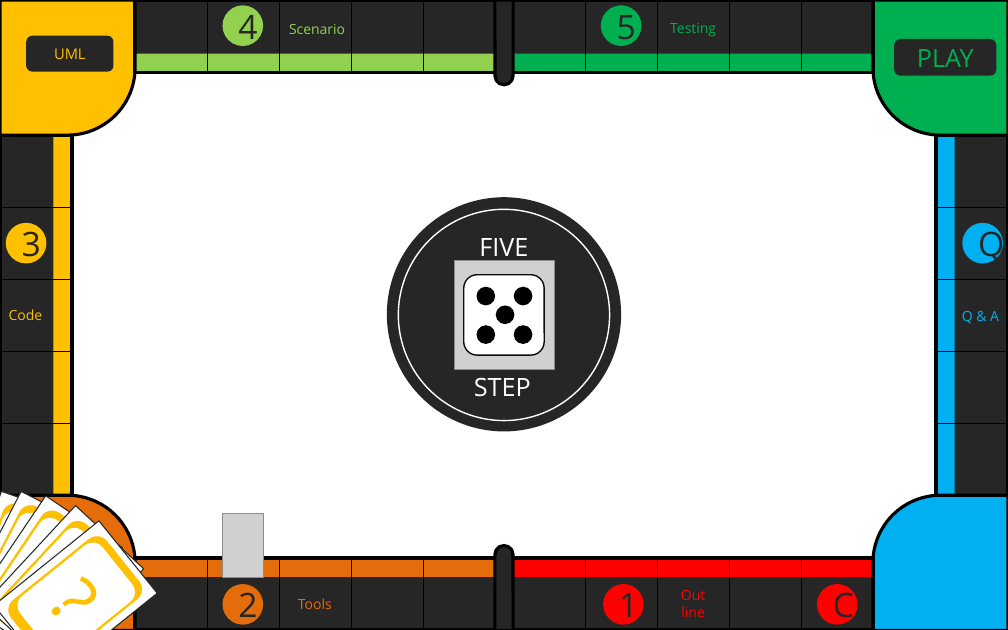
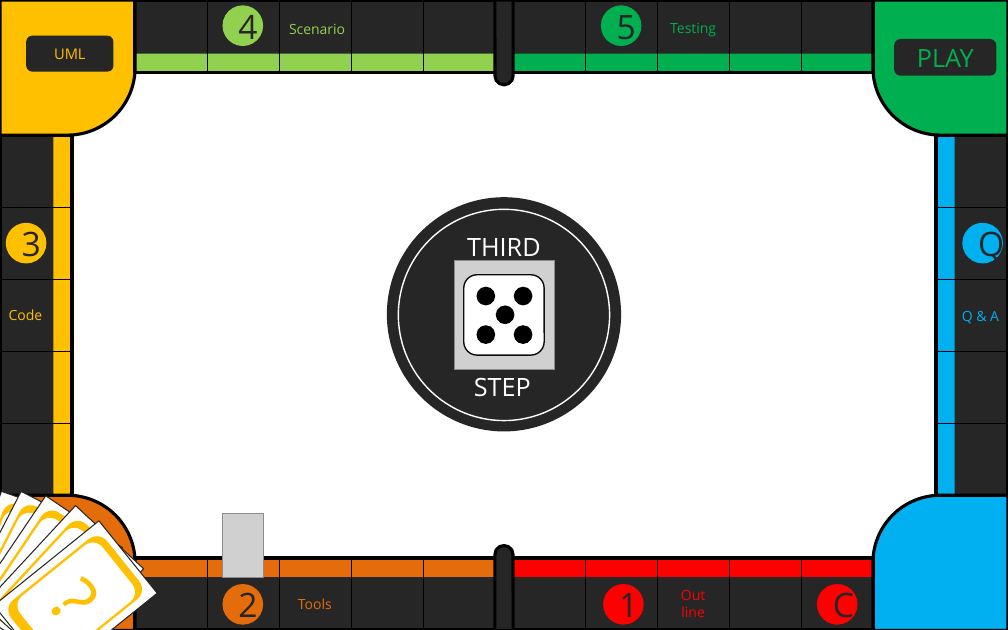
Before and after one commit to jopemachine-playground/Marble-of-University, a slide deck: slide 12 of Term_Project/텀프로젝트 최종 발표.pptx. Drawn at 1008x630 pixels with LibreOffice and Linux fonts; fonts in the diff are those of the drawing; grey boxes stand for pictures. Boxes give left, top, right and bottom in pixels: in the first picture for what was removed or moved away, otherwise in the second. Text is boxed around its words. In the diff, an @@ line names an element or a change of style, - is before the commit and + after.

```diff
--- a/Term_Project/텀프로젝트 최종 발표.pptx
+++ b/Term_Project/텀프로젝트 최종 발표.pptx
@@ text at (x1=467, y1=238, x2=540, y2=263): text changed @@
-FIVE
+THIRD
```
Also in this commit, not shown: 11 other slides changed, 4 slides added.
